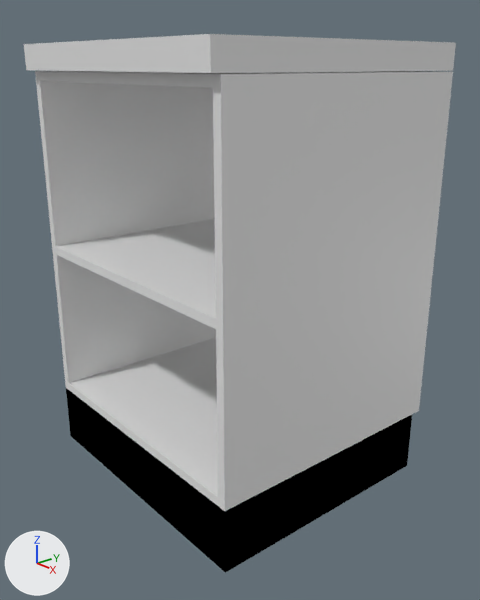
The Blender file PSMG_SS_2015_VGHS/Blenderfiles/kitchen/kitchen_cabinet_edge.blend, before and after one commit.
One viewpoint serves both versions: a camera (50 mm lens) standing at (3.75, -3.32, 3.35) and looking at (0.03, -0.22, 1.64). The lights are fixed; the arrows at lower left show +X, +Y and +Z.

Before the edit, the objects in view are built like this:
```python
mat_base_splint_004 = diffuse_material('Base Splint.004')
mat_base_splint_004.base_color = (0.0, 0.0, 0.0)  # black #000000
me_cube = bpy.data.meshes.new('Cube')
me_cube.from_pydata(...)  # a box spanning x -2.08..0.11, y -1.06..1.0, z -1.01..1.0
me_cube_056 = bpy.data.meshes.new('Cube.056')
me_cube_056.from_pydata(...)  # 48 vertices, 36 faces; spans x -1.0..77.9, y -10.0..1.0, z -1.0..0.7
me_cube_089 = bpy.data.meshes.new('Cube.089')
me_cube_089.from_pydata([(-1.0, -0.91, -1.37), (-1.0, 1.0, -1.37), (1.0, 1.0, -1.37), (1.0, -0.91, -1.37), (-1.0, -0.91, -1.0), (-1.0, 1.0, -1.0), (1.0, 1.0, -1.0), (1.0, -0.91, -1.0)], [], [(4, 5, 1, 0), (5, 6, 2, 1), (6, 7, 3, 2), (7, 4, 0, 3)])
me_cube_089.materials.append(mat_base_splint_004)  # black #000000
ob_cabinet_bottom = bpy.data.objects.new('cabinet_bottom', me_cube_089)
ob_cabinet_bottom.location = (-0.066, -0.269, 2.02)
ob_cabinet_bottom.scale = (1.09, 0.996, 1.29)
ob_cabinet_counter = bpy.data.objects.new('cabinet_counter', me_cube)
ob_cabinet_counter.location = (0.919, -0.184, 3.399)
ob_cabinet_counter.scale = (1.0, 1.0, -0.0881)
ob_cabinet_frame = bpy.data.objects.new('cabinet_frame', me_cube_056)
ob_cabinet_frame.location = (0.126, 0.635, 3.272)
ob_cabinet_frame.rotation_euler = (0.0, 1.571, 0.0)  # degrees (0, 90, 0)
ob_cabinet_frame.scale = (0.0326, 0.181, 1.29)
```
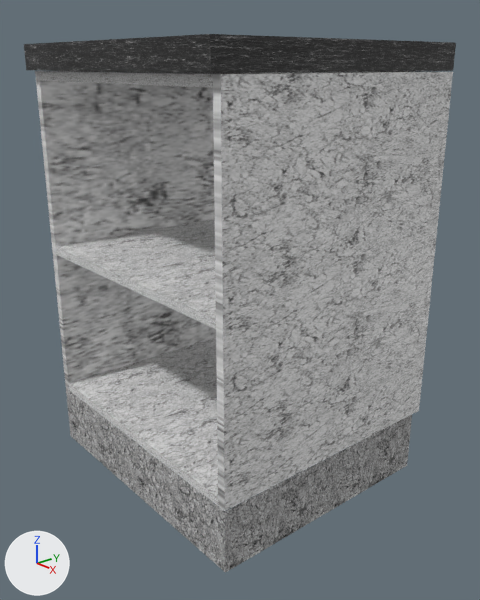
Pixel boxes (x1, y1, x2, y2) of what changed, in the pictures (480 x 600 px):
'cabinet_frame', recoloured, surface changed: (35, 71, 453, 511) in both
'cabinet_bottom', surface changed (black to grey): (66, 388, 412, 573) in both
'cabinet_counter', recoloured (grey to black): (24, 34, 456, 73) in both

The edits, one by one:
Picture 'kitchen_all.jpg' (img_kitchen_all_jpg) is new.
Picture 'marmor_schwarz.jpg' (img_marmor_schwarz_jpg) is new.
In material 'Base Splint.004' (mat_base_splint_004), base_color is no longer (0.0, 0.0, 0.0), black #000000.
In material 'Base Splint.004' (mat_base_splint_004), texture is now set to img_kitchen_all_jpg.
Material 'kitchen_all.jpg' (mat_kitchen_all_jpg) is new.
Its texture is img_kitchen_all_jpg.
Material 'marmor_schwarz.jpg' (mat_marmor_schwarz_jpg) is new.
Its texture is img_marmor_schwarz_jpg.
me_cube has 8 vertices, 6 faces and spans x -2.08..0.11, y -1.06..1.0, z -1.01..1.0.
me_cube now uses material mat_marmor_schwarz_jpg (picture img_marmor_schwarz_jpg).
me_cube_089 has 8 vertices, 4 faces and spans x -1.0..1.0, y -0.91..1.0, z -1.37..-1.0.
me_cube_089 is used by ob_cabinet_bottom; location (-0.066, -0.269, 2.02); scale (1.09, 0.996, 1.29).
me_cube_089 part 1: texture (UV) coordinates changed.
me_cube_056 has 48 vertices, 36 faces and spans x -1.0..77.9, y -10.0..1.0, z -1.0..0.7.
me_cube_056 is used by ob_cabinet_frame; location (0.126, 0.635, 3.272); rotation (0.0, 1.571, 0.0), in degrees (0, 90, 0); scale (0.0326, 0.181, 1.29).
me_cube_056 part 2: texture (UV) coordinates changed.
me_cube_056 now uses material mat_kitchen_all_jpg (picture img_kitchen_all_jpg).
